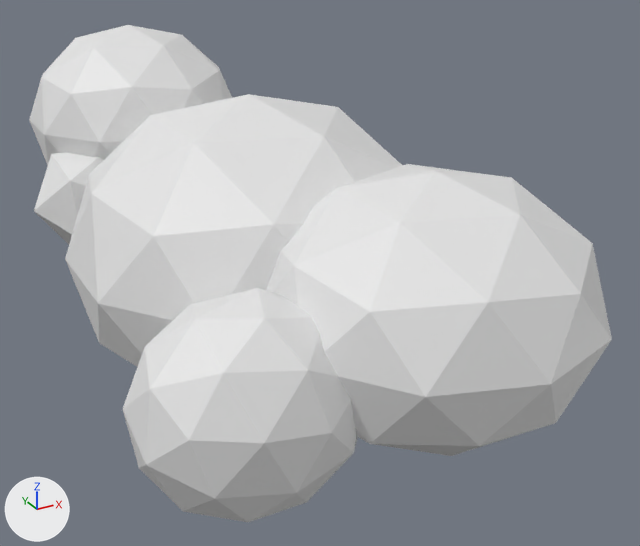
The Blender file Assets/Models/Environment/Clouds/Raw/Cloud01.blend, before and after one commit.
Before and after are seen from a camera (50 mm lens) standing at (-1.86, -4.13, 1.81) and looking at (0.27, -0.26, -0.12). The lights are fixed; the arrows at lower left show +X, +Y and +Z.

In view in the first picture: 'Cloud01'.
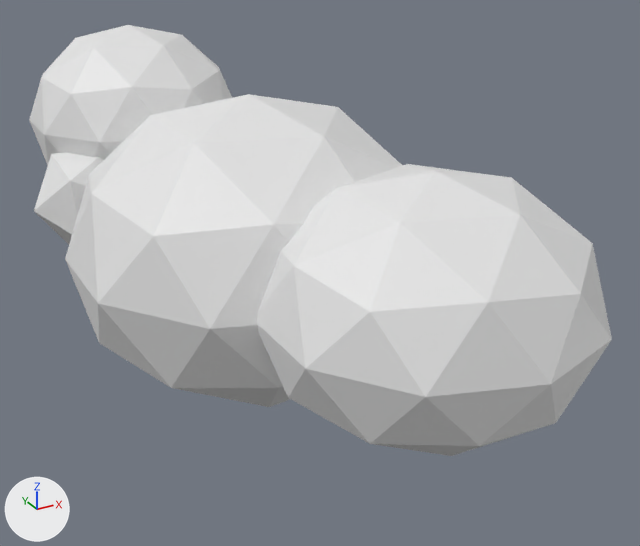
Edits to the scene script, one JSON object a line:
```json
{"block": "me_icosphere_001", "where": "me_icosphere_001.from_pydata(...)  # 192 vertices, 360 faces; spans x -1.05..1.19, y -1.91..1.83, z -1.0..1.26"}
{"block": "me_icosphere_001", "where": "# used by ob_cloud01; location = (0.0, 0.0, 0.0); scale = (1.0, 1.0, 0.831)"}
{"block": "me_icosphere_001", "change": "me_icosphere_001 part 1: the loose piece of 42 vertices spanning x -1.05..-0.03, y -1.57..-0.64, z -0.9..0.32 is deleted"}
```

Changed parts and their boxes [x1, y1, x2, y2] in the pictures (640 x 546 px):
```json
{"object": "Cloud01", "change": "reshaped", "before": [29, 25, 612, 522], "after": [29, 25, 612, 456], "on screen": "13% shorter"}
{"part": 1, "of": "me_icosphere_001", "change": "deleted", "before": [123, 288, 357, 522]}
```
